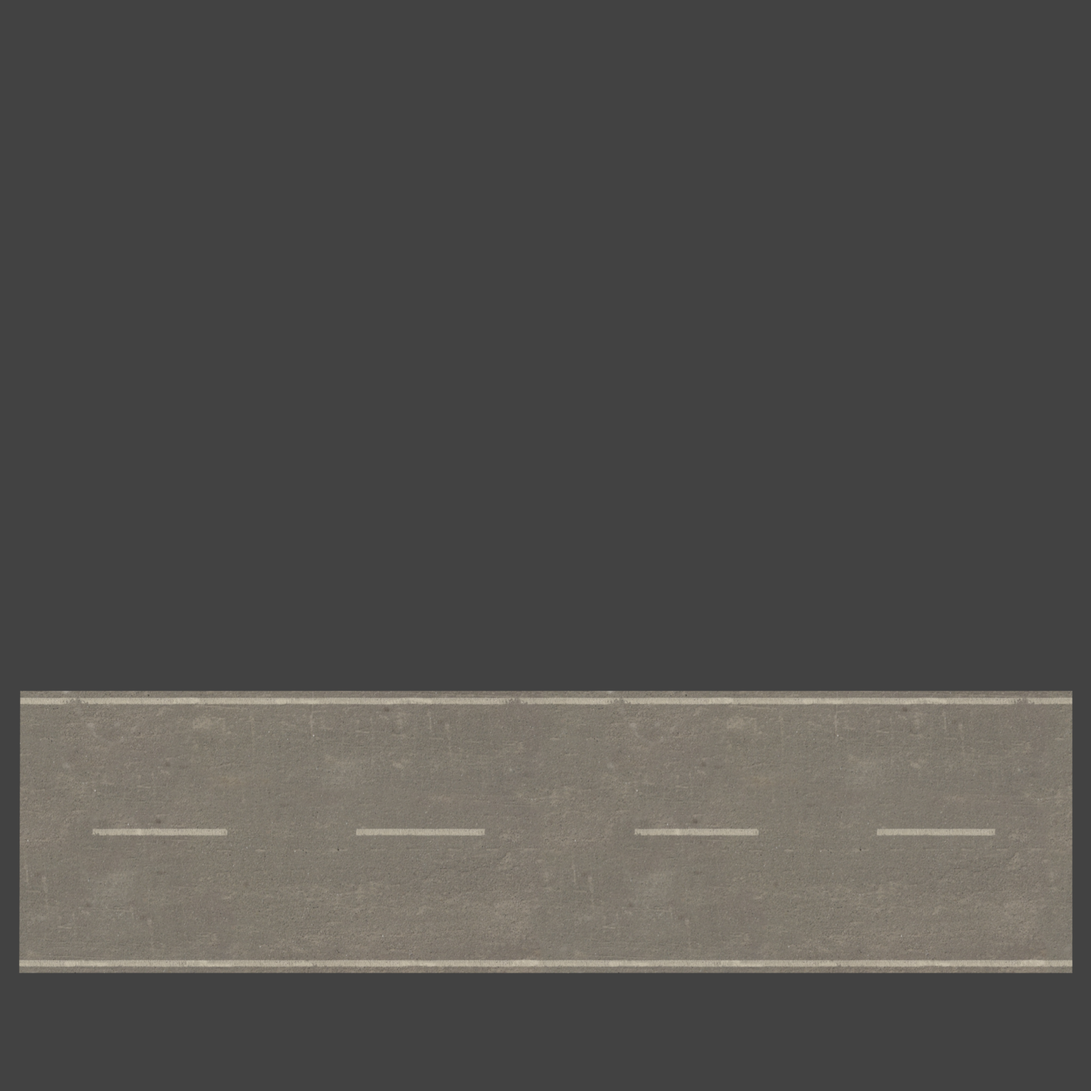
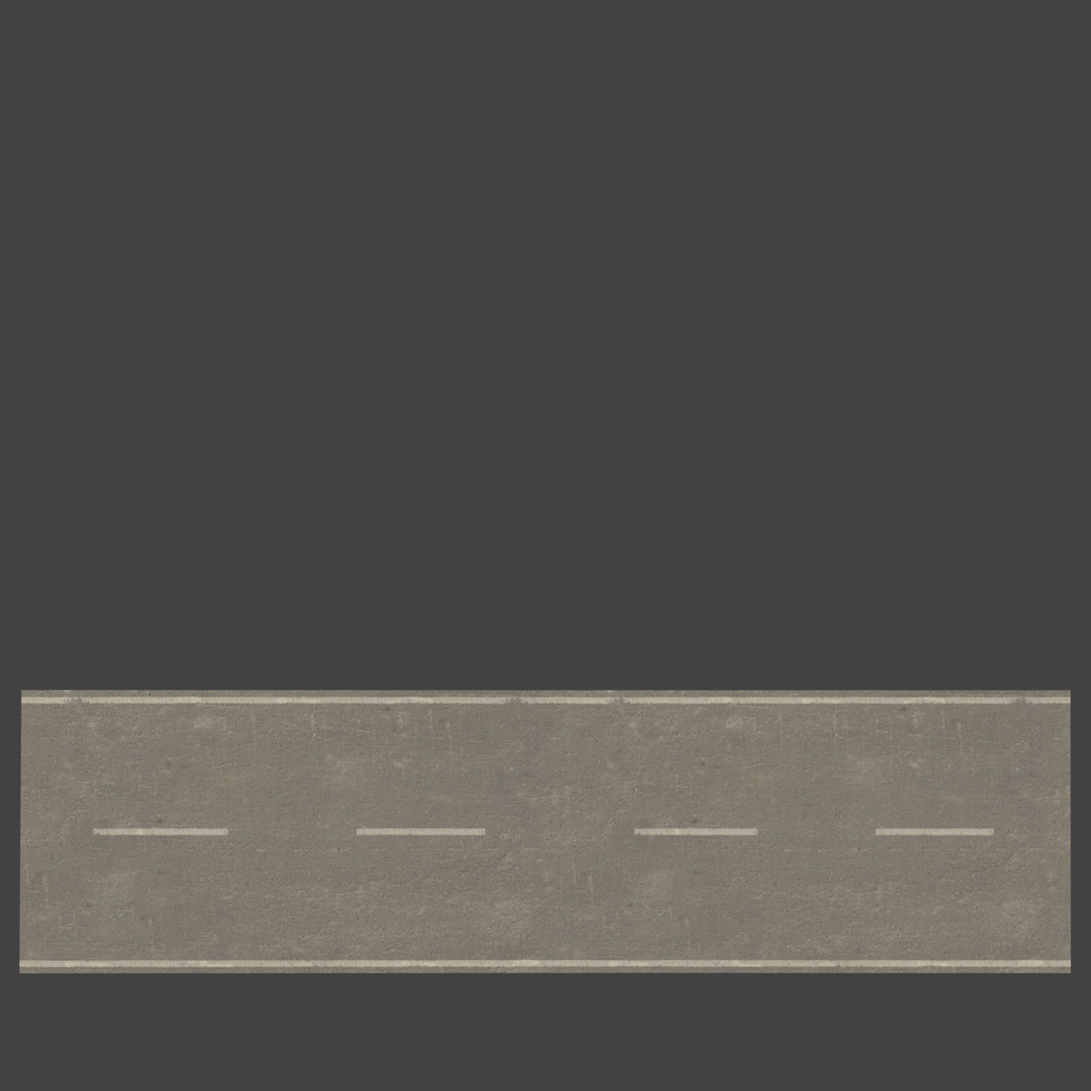
Layers edited between the first and the second 1091×1091 image:
painted on "Single lane.jpg copy" over 567, 689, 1074, 975
painted on "Single lane.jpg" over 18, 689, 571, 975
